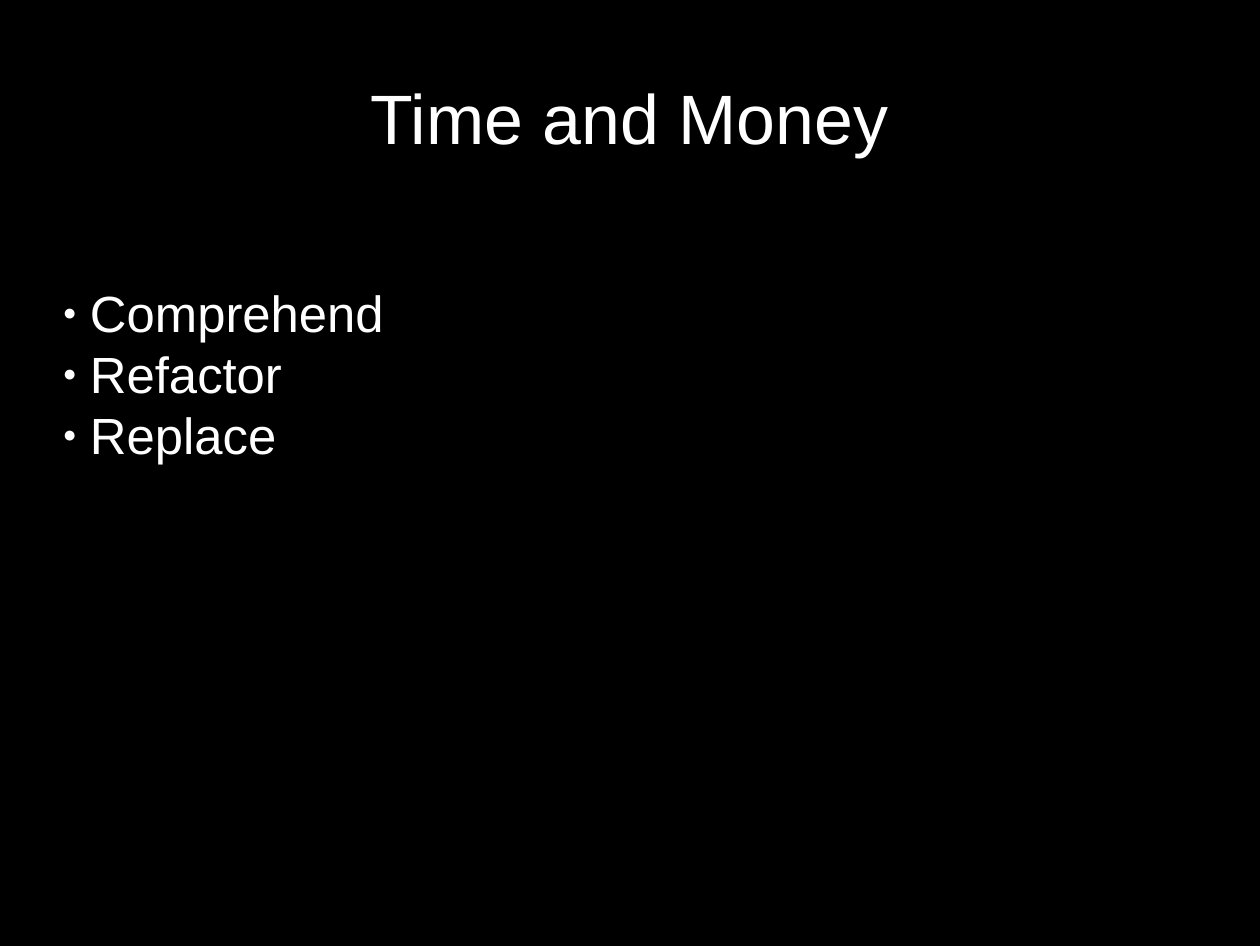
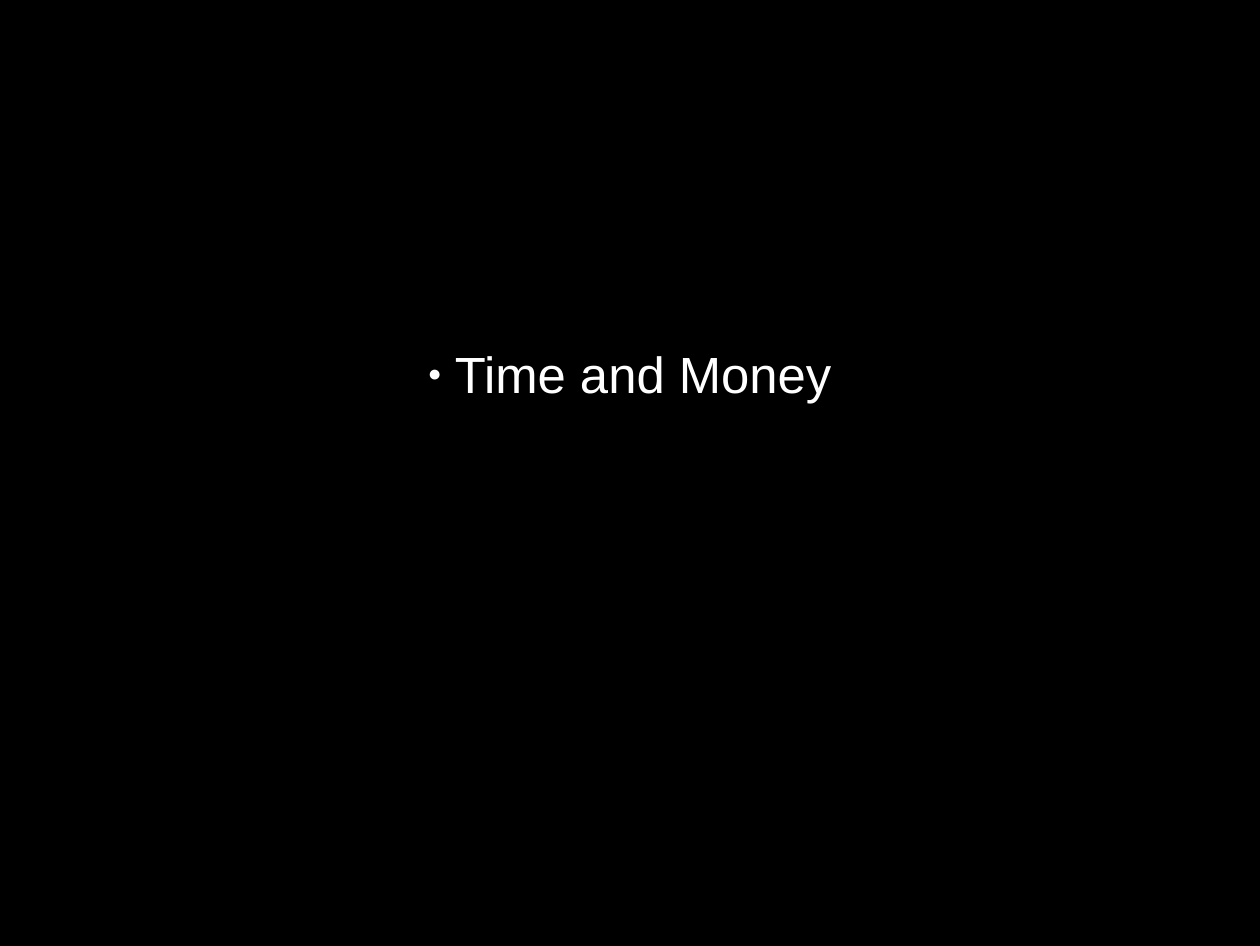
Before and after one commit to ChrisLynch42/presentations, a slide deck: slide 3 of codepalousa/legacy_code/coudepalousa.odp. Drawn at 1260x946 pixels with LibreOffice and Linux fonts; fonts in the diff are those of the drawing. Boxes give left, top, right and bottom in pixels: in the first picture for what was removed or moved away, otherwise in the second. Text is boxed around its words. In the diff, an @@ line names an element or a change of style, - is before the commit and + after.

```diff
--- a/codepalousa/legacy_code/coudepalousa.odp
+++ b/codepalousa/legacy_code/coudepalousa.odp
@@ subtitle "Time and Money" at (455, 356, 832, 404): size 44 to 32 pt; bullet none to ● @@
@@ subtitle removed at (90, 295, 384, 465) @@
-● Comprehend
-● Refactor
-● Replace
```
Also in this commit, not shown: 6 other slides changed, 3 slides added, 8 slides removed.
